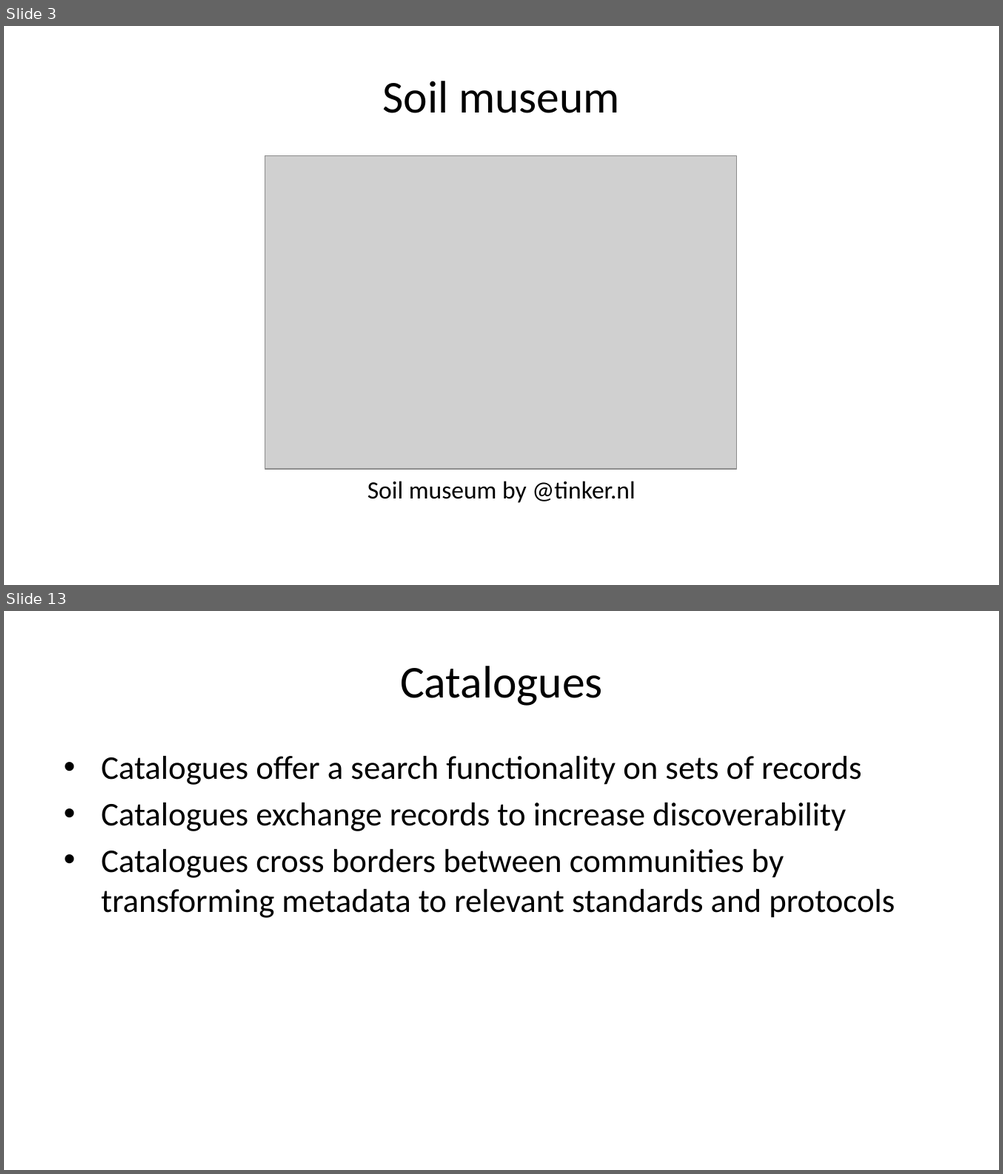
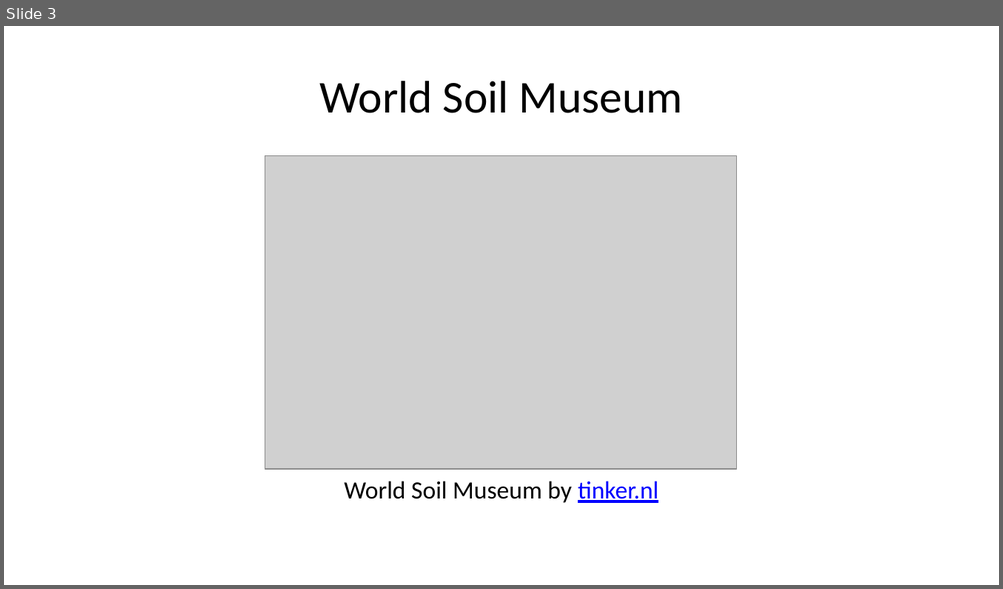
Before and after one commit to pvgenuchten/slides, a slide deck: slides/20250703-foss4gnl-opensource-at-isric.pptx. Shown one above the other, each under a label of ours: slides 3 and 13 before the commit, slide 3 after it; the slides between them are not shown. The pictures are 1003x1174 and 1003x589 pixels, drawn with LibreOffice and Linux fonts; fonts in the diff are those of the drawing; grey boxes stand for pictures. Boxes give left, top, right and bottom in pixels: in the first picture for what was removed or moved away, otherwise in the second. Text is boxed around its words. In the diff, an @@ line names an element or a change of style, - is before the commit and + after.

```diff
--- a/slides/20250703-foss4gnl-opensource-at-isric.pptx
+++ b/slides/20250703-foss4gnl-opensource-at-isric.pptx
@@ slide 13 removed at bbox=[4, 611, 999, 1170], background #FFFFFF @@
@@ title removed at bbox=[400, 666, 603, 706] @@
-Catalogues
@@ text removed at bbox=[101, 756, 894, 918] @@
-• Catalogues offer a search functionality on sets of records
-• Catalogues exchange records to increase discoverability
-• Catalogues cross borders between communities by transforming metadata to relevant standards and protocols
@@ slide 3 changed as well @@
@@ title at bbox=[320, 81, 683, 113]: text changed @@
-Soil museum
+World Soil Museum
@@ text at bbox=[344, 481, 658, 503]: text changed @@
-Soil museum by @tinker.nl
+World Soil Museum by tinker.nl
```
Also in this commit, not shown: 4 other slides changed, 13 slides added, 35 other slides removed, 8 other files.
